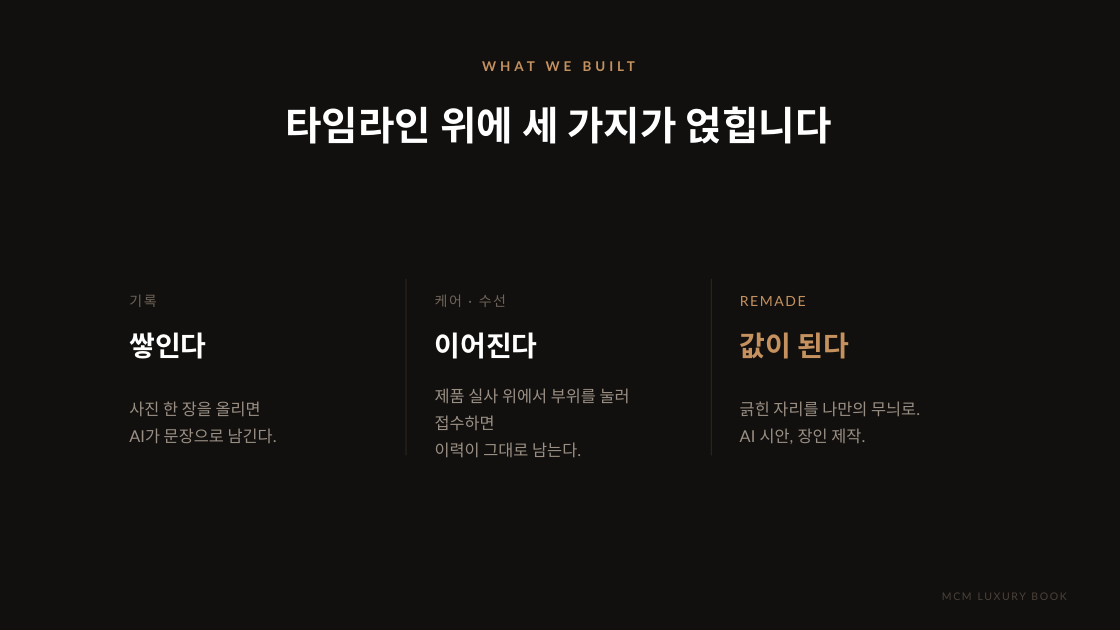
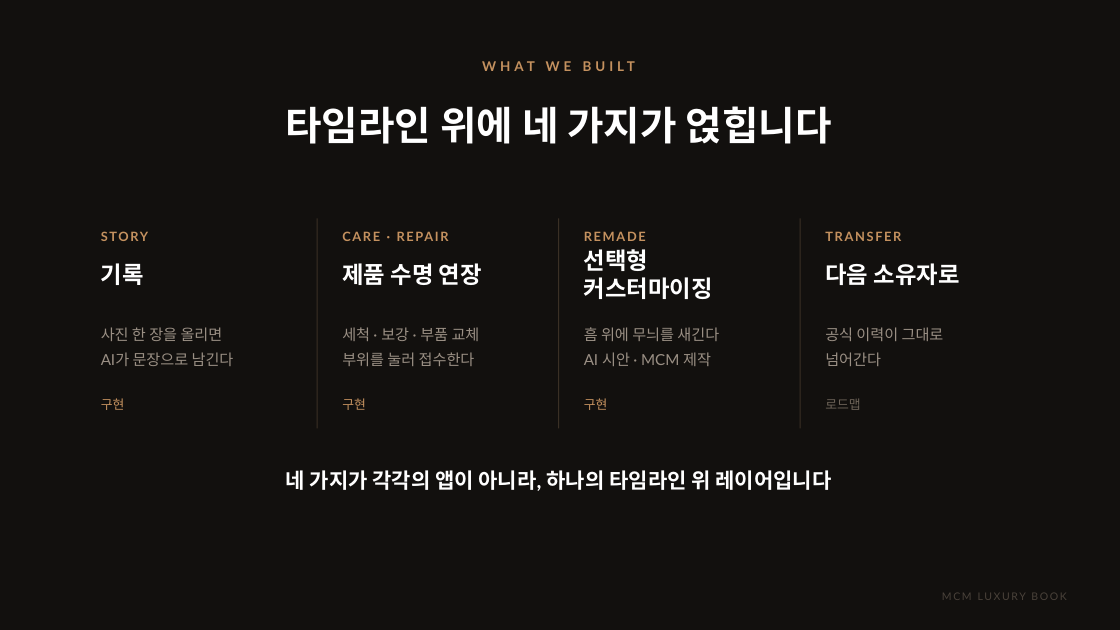
Before and after one commit to elominatedCloud/likeGonzi, a slide deck: slide 4 of docs/ir/MCM_Luxury_Book_IR.pptx (slide 3 before the commit). Drawn at 1120x630 pixels with LibreOffice and Linux fonts; fonts in the diff are those of the drawing; background and template pictures are left out. Boxes give left, top, right and bottom in pixels: in the first picture for what was removed or moved away, otherwise in the second. Text is boxed around its words. In the diff, an @@ line names an element or a change of style, - is before the commit and + after.

```diff
--- a/docs/ir/MCM_Luxury_Book_IR.pptx
+++ b/docs/ir/MCM_Luxury_Book_IR.pptx
@@ text at [285,106,832,144]: text changed @@
-타임라인 위에 세 가지가 얹힙니다
+타임라인 위에 네 가지가 얹힙니다
@@ text added at [101,223,292,249], 11 pt, text #C4915F, bold @@
+STORY
@@ line moved from (406, 279) - (406, 455) to (317, 218) - (317, 429) @@
@@ text added at [343,223,534,249], 11 pt, text #C4915F, bold @@
+CARE · REPAIR
@@ line added from (559, 218) to (559, 429), #3A3025 0.75 pt @@
@@ text "REMADE": place and size @@
-text "REMADE" at [740,296,806,306]
+text "REMADE" at [584,231,646,241]
@@ text "REMADE" at [584,231,646,241]: size 12 to 11 pt, bold on @@
@@ line moved from (712, 279) - (712, 455) to (801, 218) - (801, 429) @@
@@ text added at [825,231,901,241], 11 pt, text #C4915F, bold @@
+TRANSFER
@@ text "기록": place and size @@
-text "기록" at [129,294,156,307]
+text "기록" at [101,263,144,285]
@@ text "기록" at [101,263,144,285]: size 12 to 20 pt, text colour #6E6459 to #FFFFFF, letter spacing 1.4 to 0 pt, bold on @@
@@ text added at [342,263,482,285], 20 pt, text #FFFFFF, bold @@
+제품 수명 연장
@@ text added at [584,249,713,299], 20 pt, text #FFFFFF, bold @@
+선택형 커스터마이징
@@ text added at [825,263,960,285], 20 pt, text #FFFFFF, bold @@
+다음 소유자로
@@ text removed at [435,294,506,307] @@
-케어 · 수선
@@ text at [101,327,223,341]: size 14 to 13 pt in "사진 한 장을 올리면"; line spacing 23pt to 21pt @@
@@ text "사진 한 장을 올리면": place and size @@
-text "사진 한 장을 올리면" at [129,401,277,443]
+text "사진 한 장을 올리면" at [101,327,234,366]
@@ text added at [342,327,480,366], 13 pt, text #9A8F84 @@
+세척 · 보강 · 부품 교체
+부위를 눌러 접수한다
@@ text added at [584,327,719,366], 13 pt, text #9A8F84 @@
+흠 위에 무늬를 새긴다
+AI 시안 · MCM 제작
@@ text added at [825,327,944,366], 13 pt, text #9A8F84 @@
+공식 이력이 그대로
+넘어간다
@@ text at [101,352,234,366]: text changed; size 14 to 13 pt @@
-AI가 문장으로 남긴다.
+AI가 문장으로 남긴다
@@ text removed at [129,332,206,359] @@
-쌓인다
@@ text removed at [435,332,538,359] @@
-이어진다
@@ text removed at [740,332,850,359] @@
-값이 된다
@@ text removed at [435,388,630,457] @@
-제품 실사 위에서 부위를 눌러 접수하면
-이력이 그대로 남는다.
@@ text added at [101,398,125,410], 11 pt, text #C4915F @@
+구현
@@ text added at [342,398,366,410], 11 pt, text #C4915F @@
+구현
@@ text added at [584,398,608,410], 11 pt, text #C4915F @@
+구현
@@ text removed at [740,401,920,444] @@
-긁힌 자리를 나만의 무늬로.
-AI 시안, 장인 제작.
@@ text added at [825,398,860,410], 11 pt, text #6E6459 @@
+로드맵
@@ text added at [286,470,832,491], 18 pt, text #FFFFFF, bold @@
+네 가지가 각각의 앱이 아니라, 하나의 타임라인 위 레이어입니다
```
Also in this commit, not shown: 1 other slide changed, 3 slides added, 1 slide removed, 3 other files.
